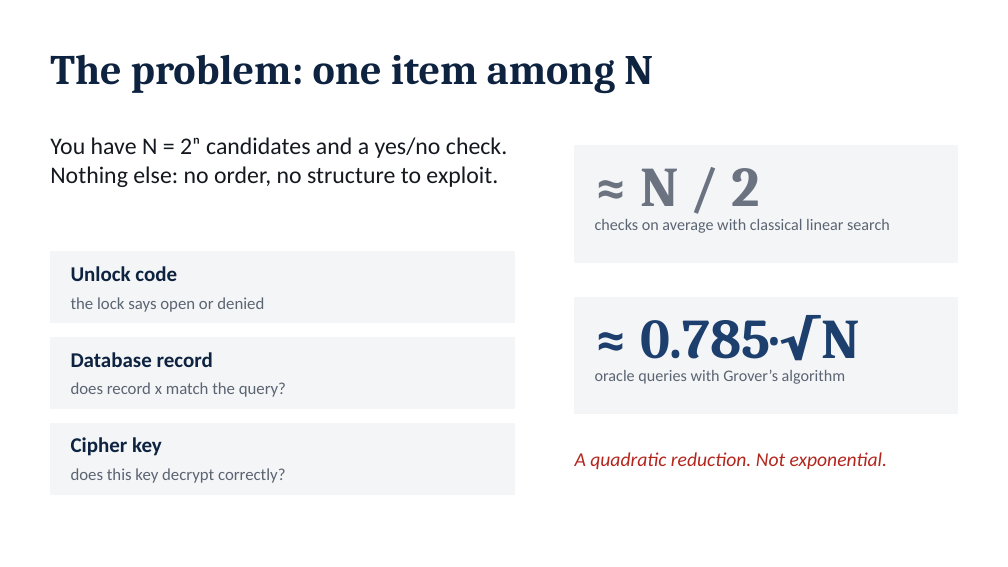
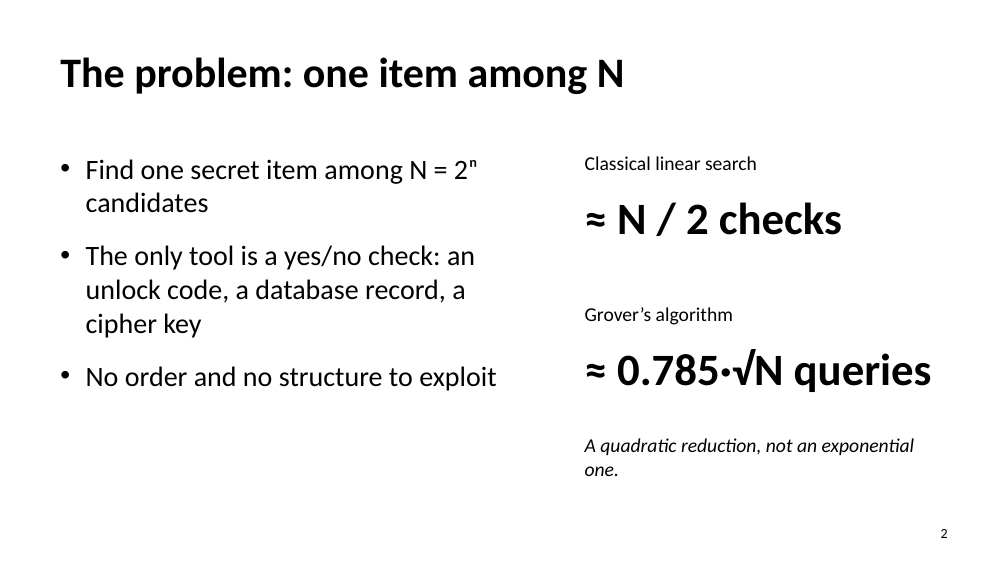
Before and after one commit to Kavin-JS/GrovX, a slide deck: slide 2 of files/GrovX_Presentation.pptx. Drawn at 1008x567 pixels with LibreOffice and Linux fonts; fonts in the diff are those of the drawing. Boxes give left, top, right and bottom in pixels: in the first picture for what was removed or moved away, otherwise in the second. Text is boxed around its words. In the diff, an @@ line names an element or a change of style, - is before the commit and + after.

```diff
--- a/files/GrovX_Presentation.pptx
+++ b/files/GrovX_Presentation.pptx
@@ text "The problem: one item among ...": place and size @@
-text "The problem: one item among ..." at [50,54,653,94]
+text "The problem: one item among ..." at [60,57,625,94]
@@ text "The problem: one item among ..." at [60,57,625,94]: font Cambria to Calibri, text colour #0E2340 to #000000 @@
@@ rectangle removed at [575,146,958,262] @@
@@ text at [86,159,496,391]: text changed; size 17 to 20 pt; text colour #14181F to #000000 @@
-You have N = 2ⁿ candidates and a yes/no check. Nothing else: no order, no structure to exploit.
+• Find one secret item among N = 2ⁿ candidates
+• The only tool is a yes/no check: an unlock code, a database record, a cipher key
+• No order and no structure to exploit
@@ text at [585,156,757,170]: text changed; size 11.5 to 14 pt; text colour #5B6472 to #000000 @@
-checks on average with classical linear search
+Classical linear search
@@ text at [617,202,842,235]: text changed; size 40 to 32 pt; font Cambria to Calibri; text colour #6B7280 to #000000 @@
-≈ N / 2
+≈ N / 2 checks
@@ rectangle removed at [50,252,514,323] @@
@@ text removed at [71,266,177,281] @@
-Unlock code
@@ text removed at [71,297,264,312] @@
-the lock says open or denied
@@ rectangle removed at [575,297,958,413] @@
@@ text at [585,307,733,325]: text changed; size 11.5 to 14 pt; text colour #5B6472 to #000000 @@
-oracle queries with Grover’s algorithm
+Grover’s algorithm
@@ rectangle removed at [50,338,514,408] @@
@@ text removed at [71,352,213,367] @@
-Database record
@@ text at [617,349,932,392]: text changed; size 40 to 32 pt; font Cambria to Calibri; text colour #1D3F6E to #000000 @@
-≈ 0.785·√N
+≈ 0.785·√N queries
@@ text removed at [71,382,286,397] @@
-does record x match the query?
@@ rectangle removed at [50,423,514,494] @@
@@ text removed at [71,437,162,456] @@
-Cipher key
@@ text at [585,438,915,476]: text changed; text colour #B3261E to #000000 @@
-A quadratic reduction. Not exponential.
+A quadratic reduction, not an exponential one.
@@ text "A quadratic reduction, not an ..." at [585,438,915,476]: vertical alignment middle to top @@
@@ text removed at [71,468,286,483] @@
-does this key decrypt correctly?
@@ page number added at [941,529,948,538], 10 pt, text #000000 @@
+2
```
Also in this commit, not shown: 10 other slides changed, 13 other files.
